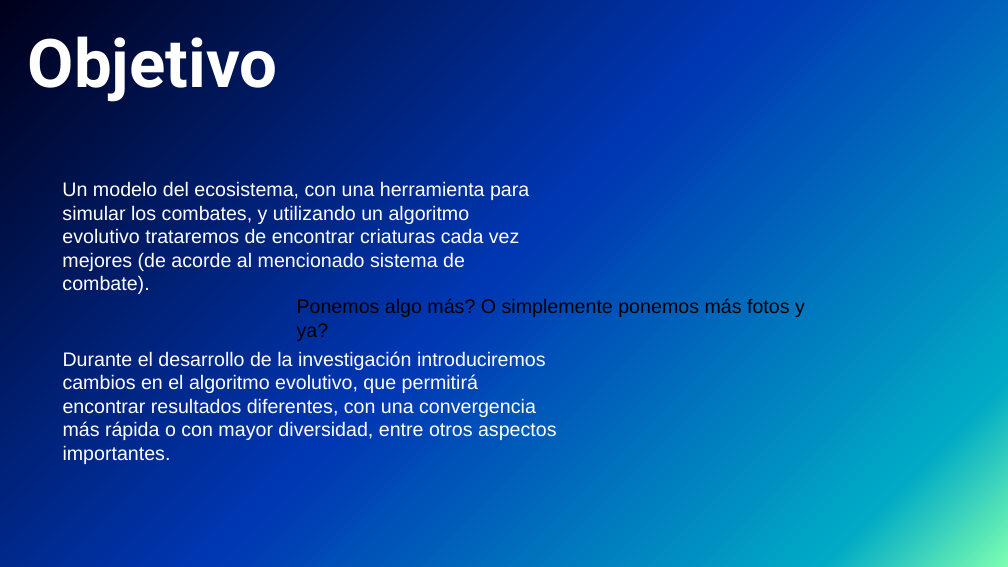
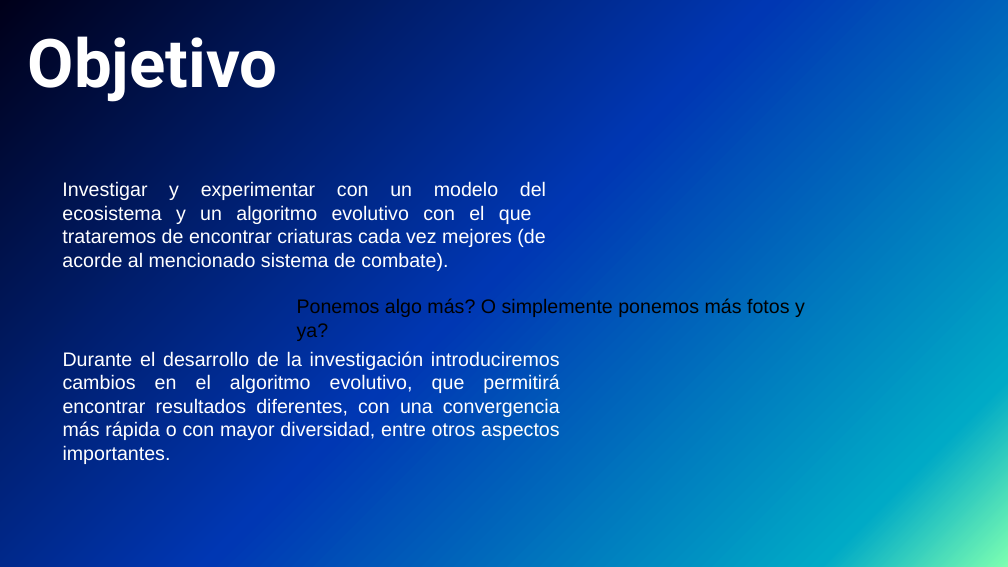
Before and after one commit to jovace/compEvolutiva, a slide deck: slide 4 of presentacionEvolutiva.pptx. Drawn at 1008x567 pixels with LibreOffice and Linux fonts; fonts in the diff are those of the drawing; background and template pictures are left out. Boxes give left, top, right and bottom in pixels: in the first picture for what was removed or moved away, otherwise in the second. Text is boxed around its words. In the diff, an @@ line names an element or a change of style, - is before the commit and + after.

```diff
--- a/presentacionEvolutiva.pptx
+++ b/presentacionEvolutiva.pptx
@@ text at box(62, 181, 546, 271): text changed @@
-Un modelo del ecosistema, con una herramienta para simular los combates, y utilizando un algoritmo evolutivo trataremos de encontrar criaturas cada vez mejores (de acorde al mencionado sistema de combate).
+Investigar y experimentar con un modelo del ecosistema y un algoritmo evolutivo con el que trataremos de encontrar criaturas cada vez mejores (de acorde al mencionado sistema de combate).
@@ text "Durante el desarrollo de la ..." at box(63, 351, 560, 464): alignment left to justified @@
```
Also in this commit, not shown: 2 other slides changed.
